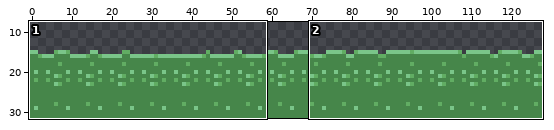
File history of a sprite sheet, Assets/Textures/Poison.png. The first picture is a wide view before the edit; the outline marks the close-up.
Close-up. Old version:
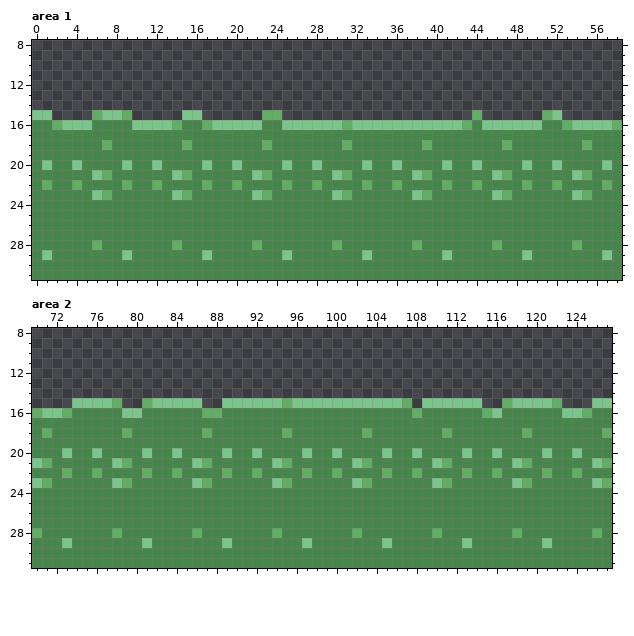
The file is 128x32 pixels. Shown: area 1: x 0..58, y 8..31; area 2: x 70..127, y 8..31. The wide view leaves out empty margins.
The result:
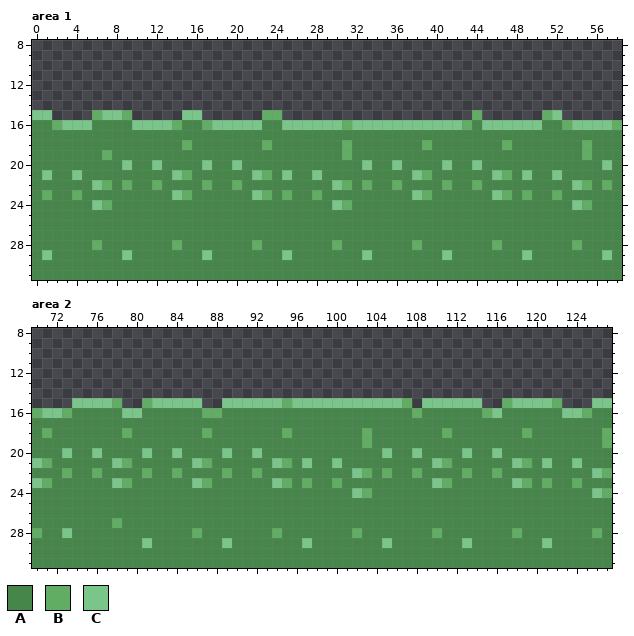
Palette (. is transparent): A #46864a  B #61ad63  C #7ac589
The exact change:
{"where": "area 1"}
{"y":18,"x":7,"old":"B","new":"A"}
{"y":19,"x":7,"old":"A","new":"B"}
{"y":19,"x":31,"old":"A","new":"B"}
{"y":19,"x":55,"old":"A","new":"B"}
{"y":20,"x":1,"old":"C","new":"A"}
{"y":20,"x":4,"old":"C","new":"A"}
{"y":20,"x":25,"old":"C","new":"A"}
{"y":20,"x":28,"old":"C","new":"A"}
{"y":20,"x":49,"old":"C","new":"A"}
{"y":20,"x":52,"old":"C","new":"A"}
{"y":21,"x":1,"old":"A","new":"C"}
{"y":21,"x":4,"old":"A","new":"C"}
{"y":21,"x":6,"old":"CB","new":"AA"}
{"y":21,"x":25,"old":"A","new":"C"}
{"y":21,"x":28,"old":"A","new":"C"}
{"y":21,"x":30,"old":"CB","new":"AA"}
{"y":21,"x":49,"old":"A","new":"C"}
{"y":21,"x":52,"old":"A","new":"C"}
{"y":21,"x":54,"old":"CB","new":"AA"}
{"y":22,"x":1,"old":"B","new":"A"}
{"y":22,"x":4,"old":"B","new":"A"}
{"y":22,"x":6,"old":"AA","new":"CB"}
{"y":22,"x":25,"old":"B","new":"A"}
{"y":22,"x":28,"old":"B","new":"A"}
{"y":22,"x":30,"old":"AA","new":"CB"}
{"y":22,"x":49,"old":"B","new":"A"}
{"y":22,"x":52,"old":"B","new":"A"}
{"y":22,"x":54,"old":"AA","new":"CB"}
{"y":23,"x":1,"old":"A","new":"B"}
{"y":23,"x":4,"old":"A","new":"B"}
{"y":23,"x":6,"old":"CB","new":"AA"}
{"y":23,"x":25,"old":"A","new":"B"}
{"y":23,"x":28,"old":"A","new":"B"}
{"y":23,"x":30,"old":"CB","new":"AA"}
{"y":23,"x":49,"old":"A","new":"B"}
{"y":23,"x":52,"old":"A","new":"B"}
{"y":23,"x":54,"old":"CB","new":"AA"}
{"y":24,"x":6,"old":"AA","new":"CB"}
{"y":24,"x":30,"old":"AA","new":"CB"}
{"y":24,"x":54,"old":"AA","new":"CB"}
{"where": "area 2"}
{"y":19,"x":103,"old":"A","new":"B"}
{"y":19,"x":127,"old":"A","new":"B"}
{"y":20,"x":97,"old":"C","new":"A"}
{"y":20,"x":100,"old":"C","new":"A"}
{"y":20,"x":121,"old":"C","new":"A"}
{"y":20,"x":124,"old":"C","new":"A"}
{"y":21,"x":97,"old":"A","new":"C"}
{"y":21,"x":100,"old":"A","new":"C"}
{"y":21,"x":102,"old":"CB","new":"AA"}
{"y":21,"x":121,"old":"A","new":"C"}
{"y":21,"x":124,"old":"A","new":"C"}
{"y":21,"x":126,"old":"CB","new":"AA"}
{"y":22,"x":97,"old":"B","new":"A"}
{"y":22,"x":100,"old":"B","new":"A"}
{"y":22,"x":102,"old":"AA","new":"CB"}
{"y":22,"x":121,"old":"B","new":"A"}
{"y":22,"x":124,"old":"B","new":"A"}
{"y":22,"x":126,"old":"AA","new":"CB"}
{"y":23,"x":97,"old":"A","new":"B"}
{"y":23,"x":100,"old":"A","new":"B"}
{"y":23,"x":102,"old":"CB","new":"AA"}
{"y":23,"x":121,"old":"A","new":"B"}
{"y":23,"x":124,"old":"A","new":"B"}
{"y":23,"x":126,"old":"CB","new":"AA"}
{"y":24,"x":102,"old":"AA","new":"CB"}
{"y":24,"x":126,"old":"AA","new":"CB"}
{"y":27,"x":78,"old":"A","new":"B"}
{"y":28,"x":73,"old":"A","new":"C"}
{"y":28,"x":78,"old":"B","new":"A"}
{"y":29,"x":73,"old":"C","new":"A"}
